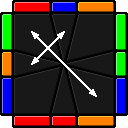
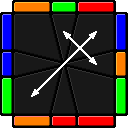
Layered file, before and after one edit (128x128). Changes by layer:
painted on "arrow" over [31, 31, 97, 97]
painted on "color" over [2, 2, 126, 126]
